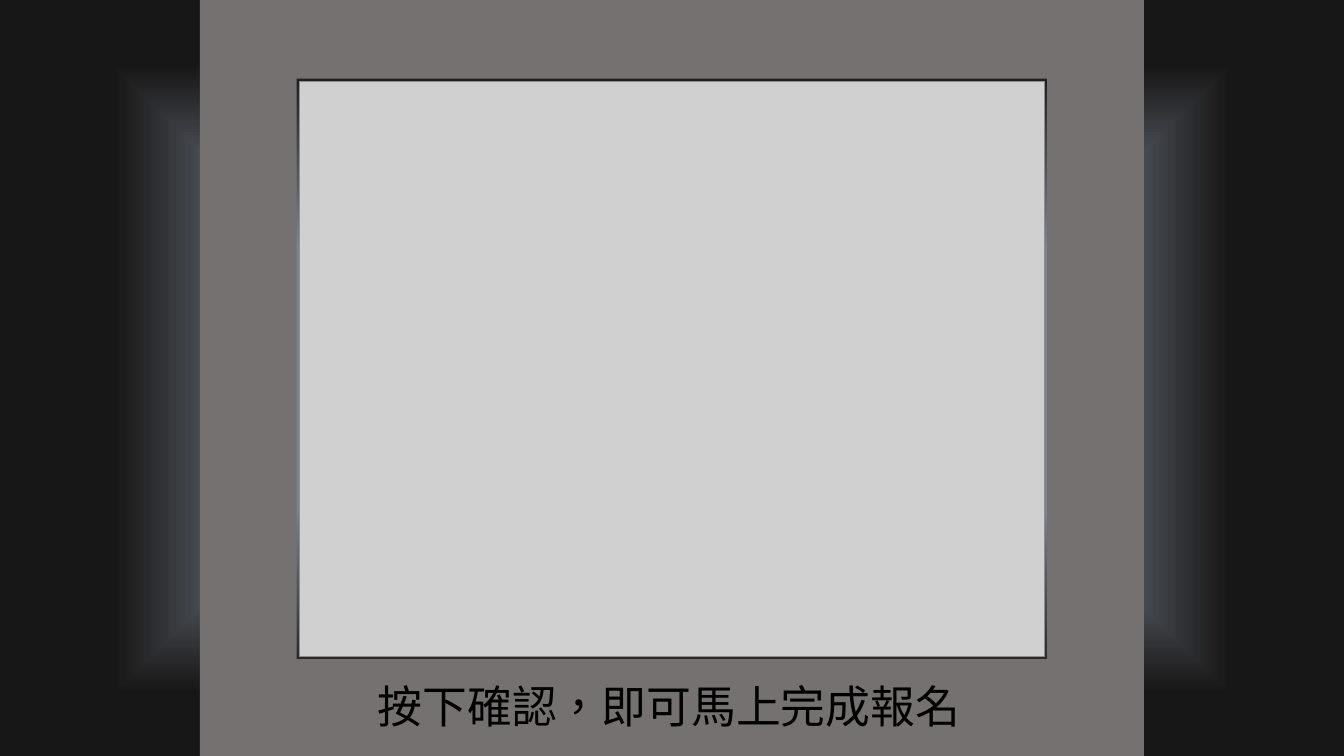
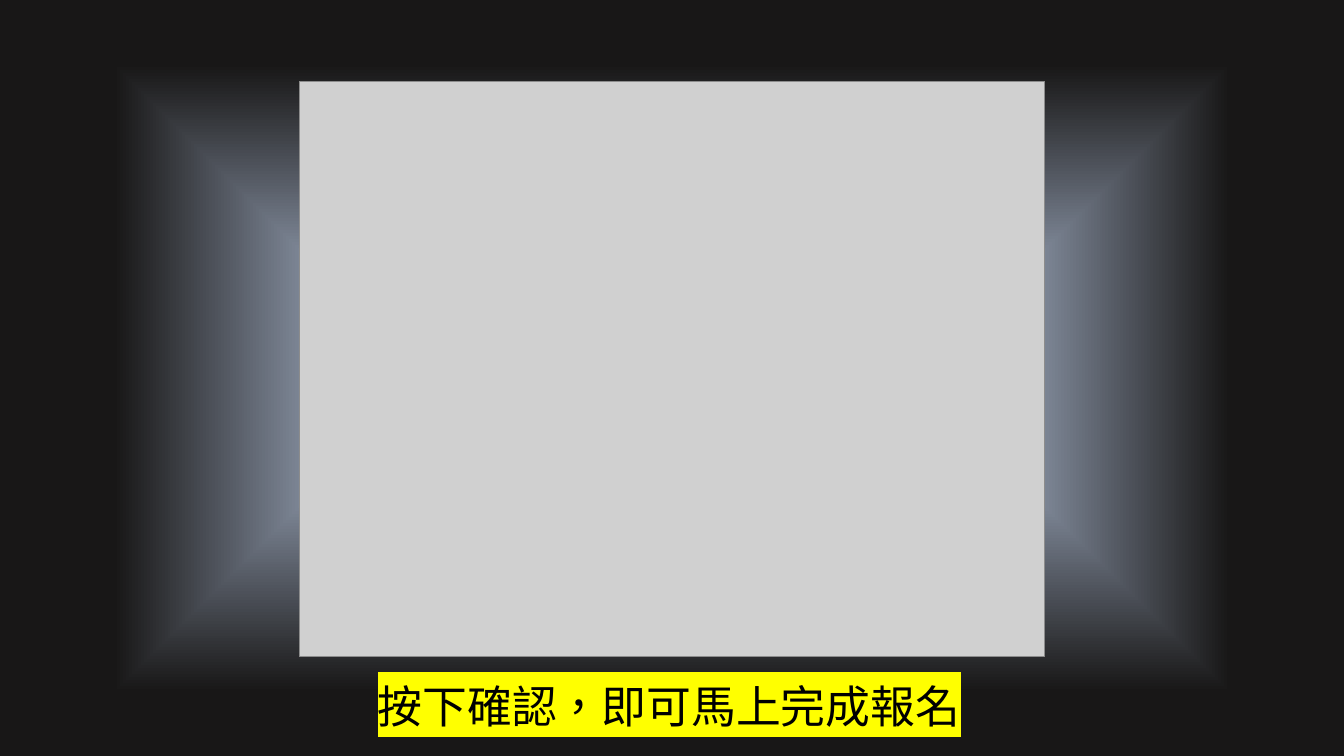
Before and after one commit to Suifeng0214/SignUpHelper, a slide deck: slide 7 of 資訊星球報告.pptx. Drawn at 1344x756 pixels with LibreOffice and Linux fonts; fonts in the diff are those of the drawing; grey boxes stand for pictures. Boxes give left, top, right and bottom in pixels: in the first picture for what was removed or moved away, otherwise in the second. Text is boxed around its words. In the diff, an @@ line names an element or a change of style, - is before the commit and + after.

```diff
--- a/資訊星球報告.pptx
+++ b/資訊星球報告.pptx
@@ frame removed at [200, 0, 1143, 756] @@
@@ text "按下確認，即可馬上完成報名" at [378, 685, 961, 727]: highlight none to #FFFF00 @@
```
Also in this commit, not shown: 1 other slide changed, 2 slides added, 1 slide removed, 4 other files.
